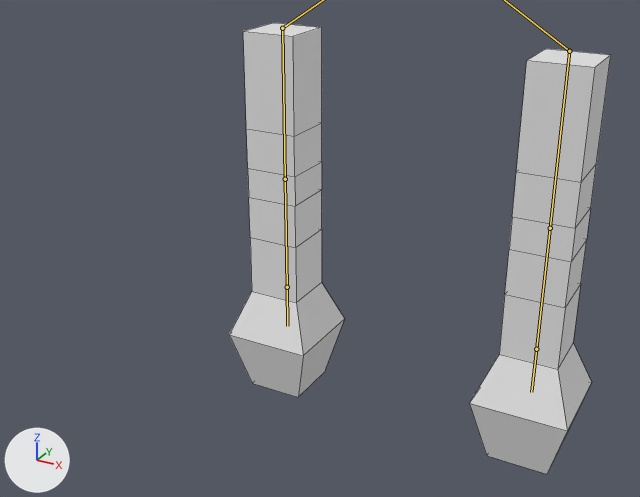
Renders of the Blender file models/view_arms.blend from each side of a commit.
Both versions are drawn from a 50 mm camera at (2.26, -5.39, 2.54) aimed at (-0.34, -0.67, 0.18). The lights are fixed; the arrows at lower left show +X, +Y and +Z. The bones that change are drawn over the model as lines. Mesh edges are drawn as thin lines.
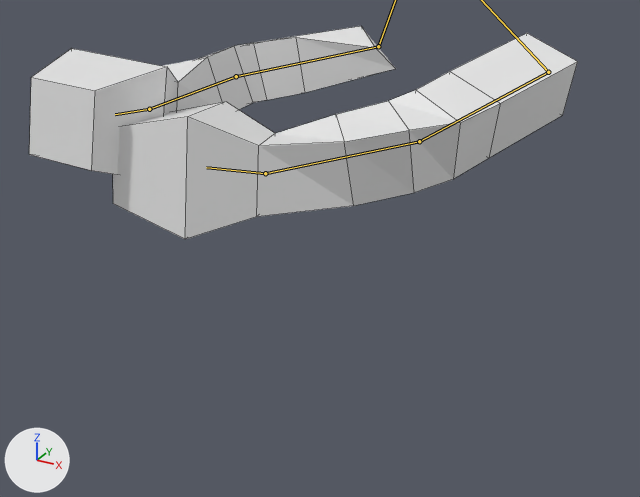
The newer file adds an action. The first version stands in its rest pose; the second is drawn at frame 10 of the action 'pistol_equip'.

Where the change shows, as pixel boxes (x1, y1, x2, y2) in the pictures (640 x 497 px):
'Cube', posed (44% wider, 53% shorter)
    before: (229, 23, 611, 474)
    after: (29, 26, 578, 239)
bone 'rightarm2', root to tip
    before: (282, 28) to (285, 179)
    after: (378, 46) to (236, 76)
bone 'rightarm3', root to tip
    before: (285, 179) to (287, 287)
    after: (236, 76) to (149, 109)
bone 'rightarm4', root to tip
    before: (287, 287) to (287, 326)
    after: (149, 109) to (115, 114)
bone 'leftarm2', root to tip
    before: (569, 51) to (550, 228)
    after: (548, 72) to (419, 141)
bone 'leftarm3', root to tip
    before: (550, 228) to (536, 349)
    after: (419, 141) to (265, 173)
bone 'leftarm4', root to tip
    before: (536, 349) to (531, 392)
    after: (265, 173) to (206, 167)

The change, as a diff of the scene's bpy script:
```diff
--- a/models/view_arms.blend.py
+++ b/models/view_arms.blend.py
@@ bone_rightarm1 @@
 bone_rightarm1 = bpy.data.objects['Armature'].pose.bones['rightarm1']  # child of 'Root'
-bone_rightarm1.rotation_quaternion = (1.0, 0.0, 0.0, 0.0)  # degrees (0, 0, 0)
+bone_rightarm1.rotation_quaternion = (0.942, -0.259, 0.034, 0.209)  # degrees (-29, 10, 23)
@@ bone_rightarm2 @@
 bone_rightarm2 = bpy.data.objects['Armature'].pose.bones['rightarm2']  # child of 'rightarm1'
-bone_rightarm2.rotation_quaternion = (1.0, 0.0, 0.0, 0.0)  # degrees (0, 0, 0)
+bone_rightarm2.rotation_quaternion = (0.608, 0.787, 0.053, -0.096)  # degrees (104, 12, -2)
@@ bone_rightarm3 @@
 bone_rightarm3 = bpy.data.objects['Armature'].pose.bones['rightarm3']  # child of 'rightarm2'
-bone_rightarm3.rotation_quaternion = (1.0, 0.0, 0.0, 0.0)  # degrees (0, 0, 0)
+bone_rightarm3.rotation_quaternion = (0.949, -0.036, 0.04, 0.312)  # degrees (-2, 6, 36)
@@ bone_rightarm4 @@
 bone_rightarm4 = bpy.data.objects['Armature'].pose.bones['rightarm4']  # child of 'rightarm3'
-bone_rightarm4.rotation_quaternion = (1.0, 0.0, 0.0, 0.0)  # degrees (0, 0, 0)
+bone_rightarm4.rotation_quaternion = (0.97, 0.083, -0.215, 0.073)  # degrees (8, -25, 7)
@@ bone_leftarm1 @@
 bone_leftarm1 = bpy.data.objects['Armature'].pose.bones['leftarm1']  # child of 'Root'
-bone_leftarm1.rotation_quaternion = (1.0, 0.0, 0.0, 0.0)  # degrees (0, 0, 0)
+bone_leftarm1.rotation_quaternion = (0.743, -0.134, -0.655, 0.003)  # degrees (-63, -77, 52)
@@ bone_leftarm2 @@
 bone_leftarm2 = bpy.data.objects['Armature'].pose.bones['leftarm2']  # child of 'leftarm1'
-bone_leftarm2.rotation_quaternion = (1.0, 0.0, 0.0, 0.0)  # degrees (0, 0, 0)
+bone_leftarm2.rotation_quaternion = (0.852, -0.117, 0.292, -0.42)  # degrees (-29, 24, -59)
@@ bone_leftarm3 @@
 bone_leftarm3 = bpy.data.objects['Armature'].pose.bones['leftarm3']  # child of 'leftarm2'
-bone_leftarm3.rotation_quaternion = (1.0, 0.0, 0.0, 0.0)  # degrees (0, 0, 0)
+bone_leftarm3.rotation_quaternion = (0.952, -0.093, 0.136, -0.259)  # degrees (-15, 12, -32)
@@ bone_leftarm4 @@
 bone_leftarm4 = bpy.data.objects['Armature'].pose.bones['leftarm4']  # child of 'leftarm3'
-bone_leftarm4.rotation_quaternion = (1.0, 0.0, 0.0, 0.0)  # degrees (0, 0, 0)
+bone_leftarm4.rotation_quaternion = (0.972, 0.079, 0.143, -0.171)  # degrees (6, 18, -19)
```
